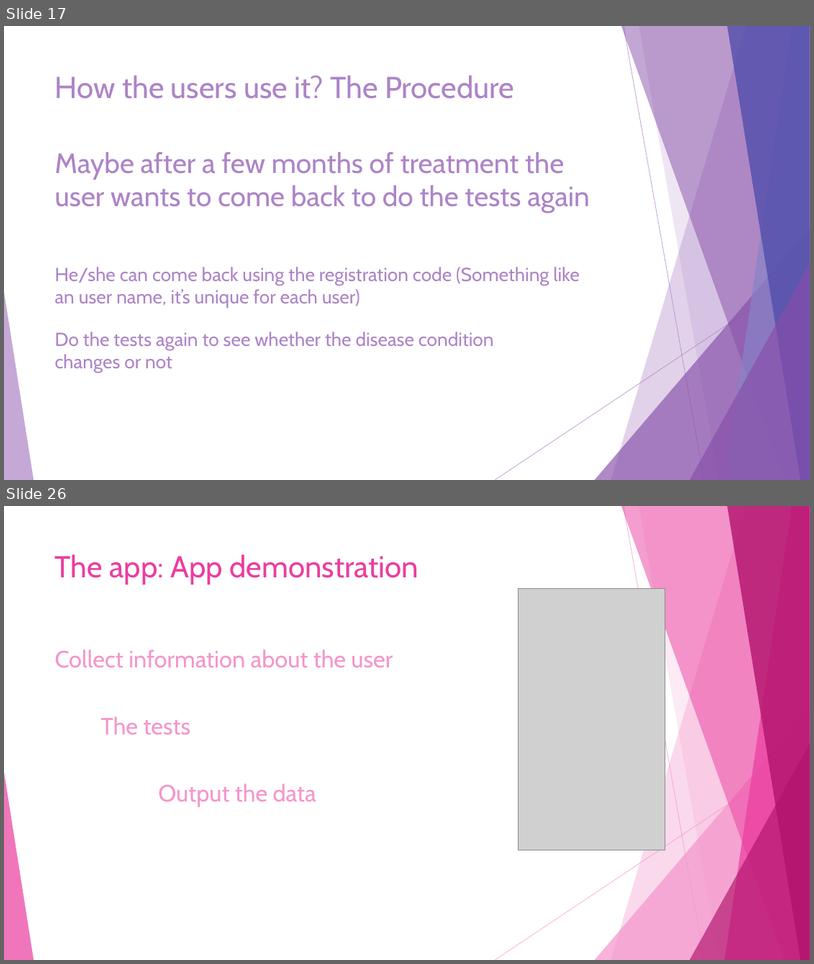
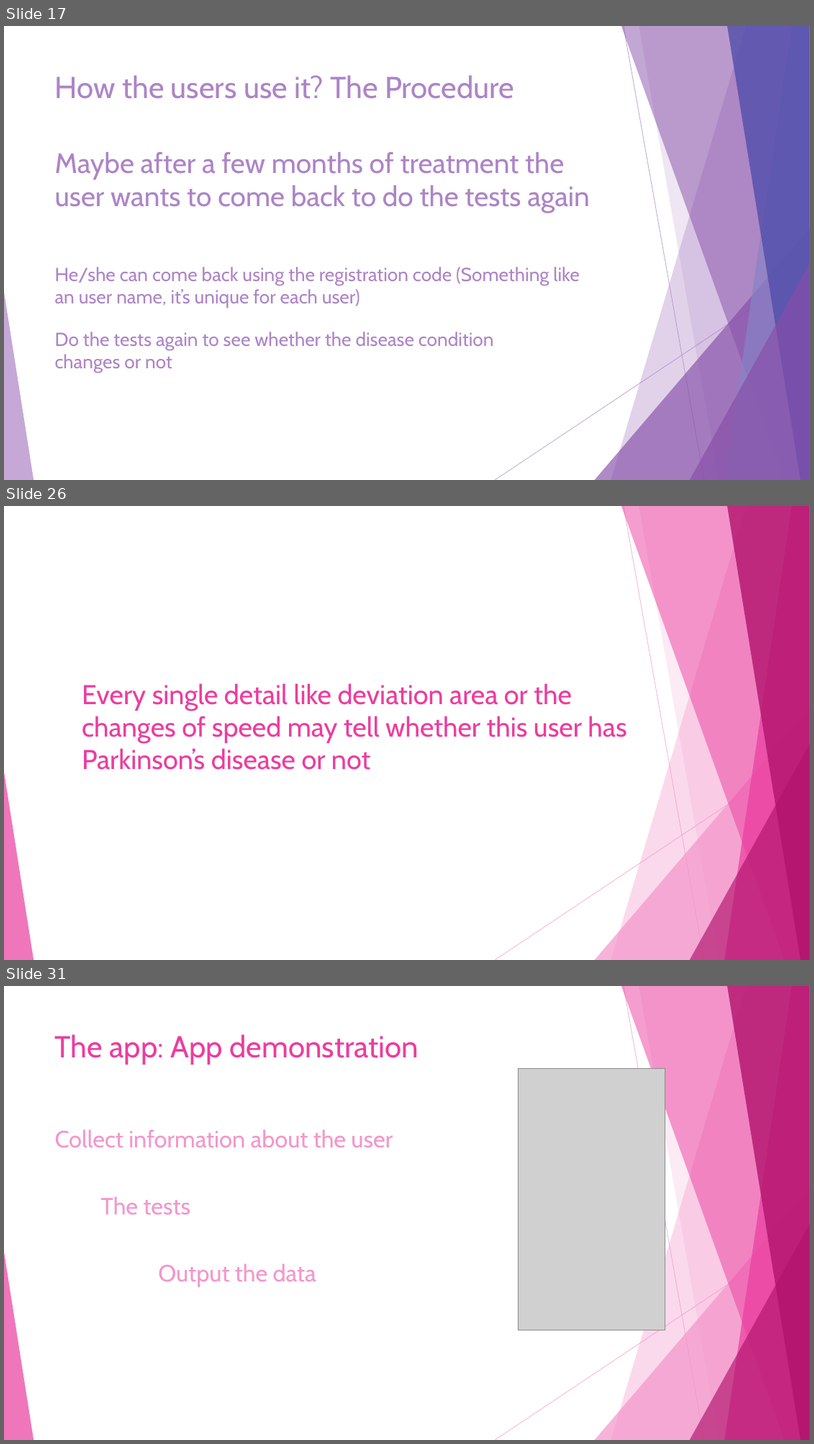
Before and after one commit to JiashuWu/NeuroGraph, a slide deck: Neurograph Project Presentation/Neurograph Presentation Jiashu Wu.pptx. Shown one above the other, each under a label of ours: slides 17 and 26 before the commit, slides 17, 26 and 31 after it; the slides between them are not shown. The pictures are 814x964 and 814x1444 pixels, drawn with LibreOffice and Linux fonts; fonts in the diff are those of the drawing; grey boxes stand for pictures. Boxes give left, top, right and bottom in pixels: in the first picture for what was removed or moved away, otherwise in the second. Text is boxed around its words. In the diff, an @@ line names an element or a change of style, - is before the commit and + after.

```diff
--- a/Neurograph Project Presentation/Neurograph Presentation Jiashu Wu.pptx
+++ b/Neurograph Project Presentation/Neurograph Presentation Jiashu Wu.pptx
@@ slide 26 added at box(4, 506, 810, 960), background #FFFFFF; not listed: 10 template elements that a slide beside it also shows @@
@@ title added at box(82, 683, 627, 770), 32.4 pt, text #EB3D9F @@
+Every single detail like deviation area or the changes of speed may tell whether this user has Parkinson’s disease or not
@@ what was slide 26 is now slide 31 @@
```
Also in this commit, not shown: 15 slides changed, 4 other slides added, 1 other file.
